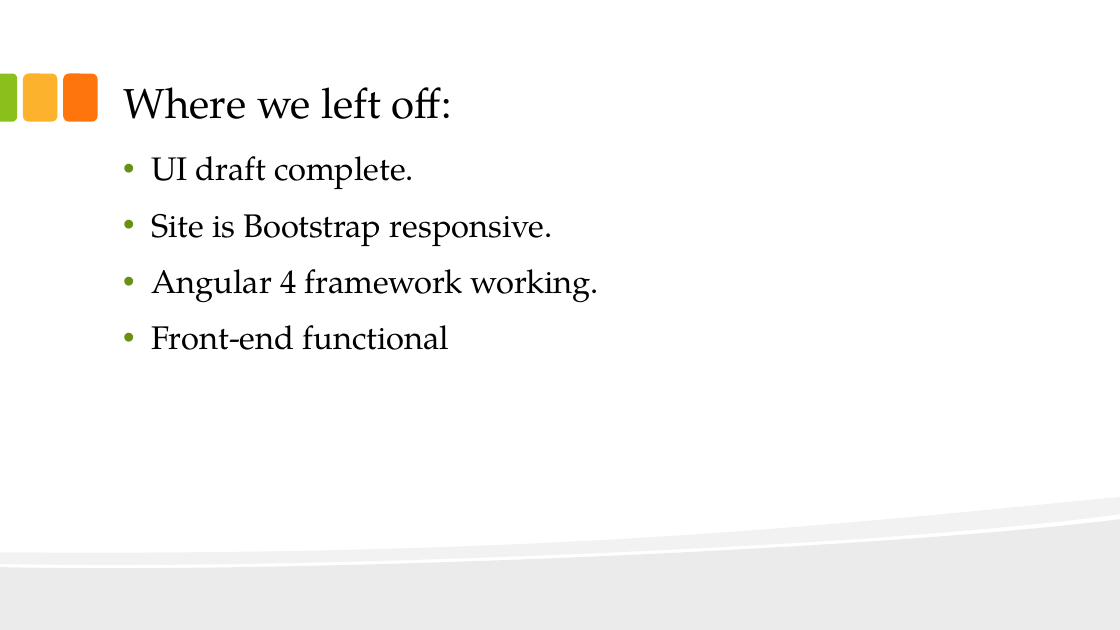
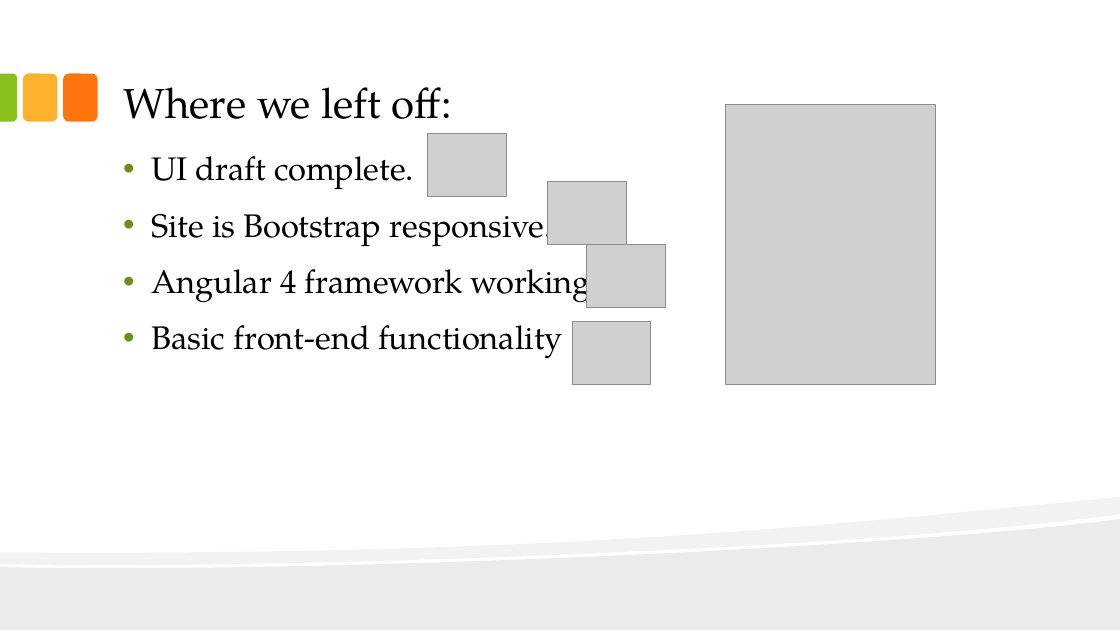
Before and after one commit to pclundaahl/grocerybuddy, a slide deck: slide 3 of Team Docs/Sprint 2 Presentation.pptx (slide 5 before the commit). Drawn at 1120x630 pixels with LibreOffice and Linux fonts; fonts in the diff are those of the drawing; grey boxes stand for pictures. Boxes give left, top, right and bottom in pixels: in the first picture for what was removed or moved away, otherwise in the second. Text is boxed around its words. In the diff, an @@ line names an element or a change of style, - is before the commit and + after.

```diff
--- a/Team Docs/Sprint 2 Presentation.pptx
+++ b/Team Docs/Sprint 2 Presentation.pptx
@@ picture added at (x1=725, y1=105, x2=935, y2=385) @@
@@ picture added at (x1=428, y1=133, x2=507, y2=196) @@
@@ picture added at (x1=548, y1=182, x2=627, y2=245) @@
@@ picture added at (x1=586, y1=245, x2=665, y2=308) @@
@@ text at (x1=151, y1=325, x2=563, y2=359): text changed @@
-• Front-end functional
+• Basic front-end functionality
@@ picture added at (x1=572, y1=321, x2=651, y2=384) @@
```
Also in this commit, not shown: 5 other slides changed, 1 slide added, 1 slide removed.
